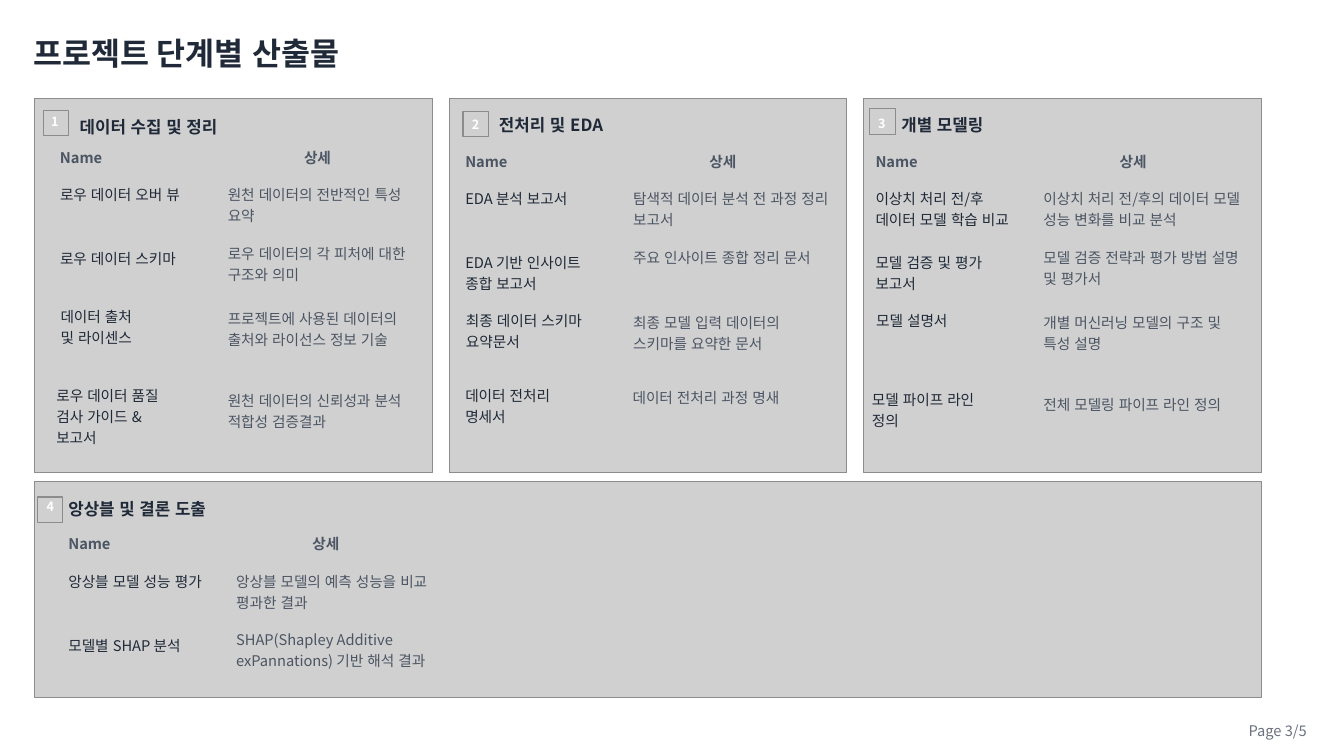
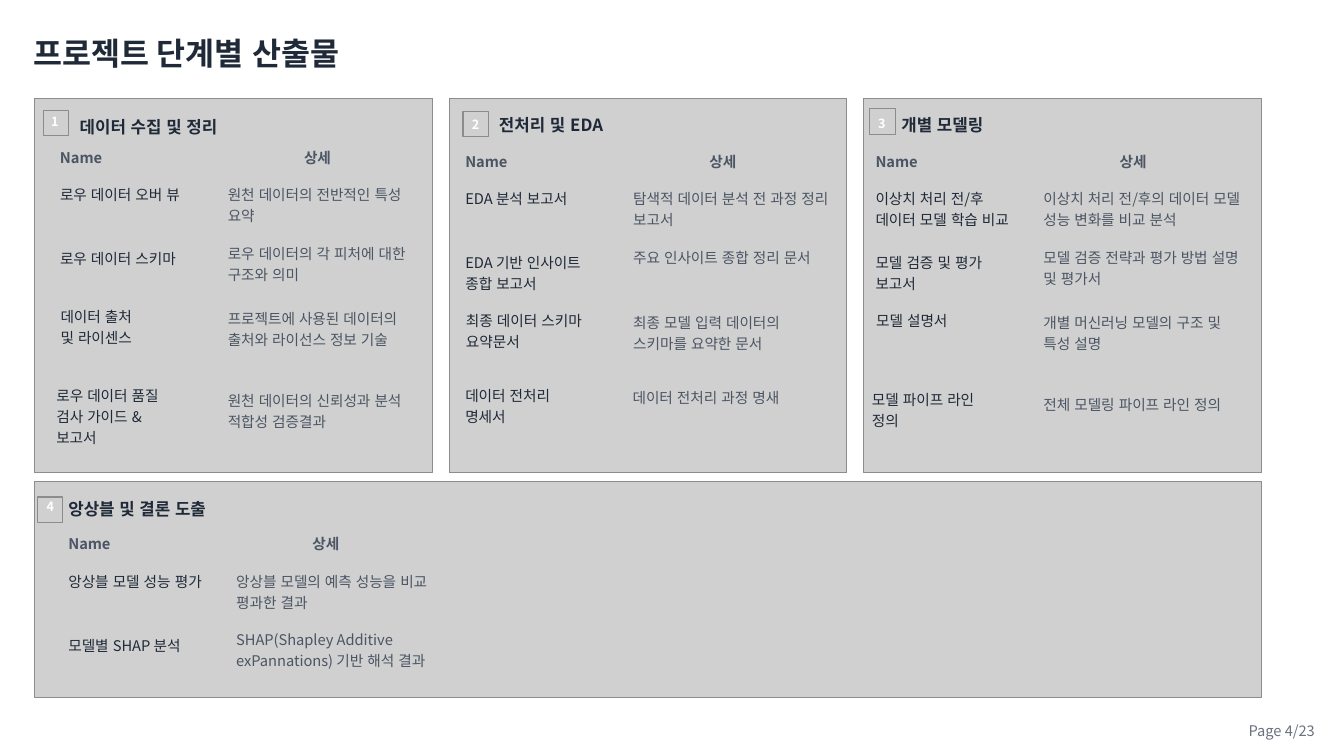
Before and after one commit to cbnu-yhjeon/PROJECT-Bicyle-Demand-Forecasting, a slide deck: slide 5 of docs/자전거 대여 수요 예측 분석 프로젝트(오픈마인드).pptx. Drawn at 1344x756 pixels with LibreOffice and Linux fonts; fonts in the diff are those of the drawing; grey boxes stand for pictures; background and template pictures are left out. Boxes give left, top, right and bottom in pixels: in the first picture for what was removed or moved away, otherwise in the second. Text is boxed around its words. In the diff, an @@ line names an element or a change of style, - is before the commit and + after.

```diff
--- a/docs/자전거 대여 수요 예측 분석 프로젝트(오픈마인드).pptx
+++ b/docs/자전거 대여 수요 예측 분석 프로젝트(오픈마인드).pptx
@@ text at (1249,724,1315,740): text changed @@
-Page 3/5
+Page 4/23
```
Also in this commit, not shown: 6 other slides changed, 1 other file.
